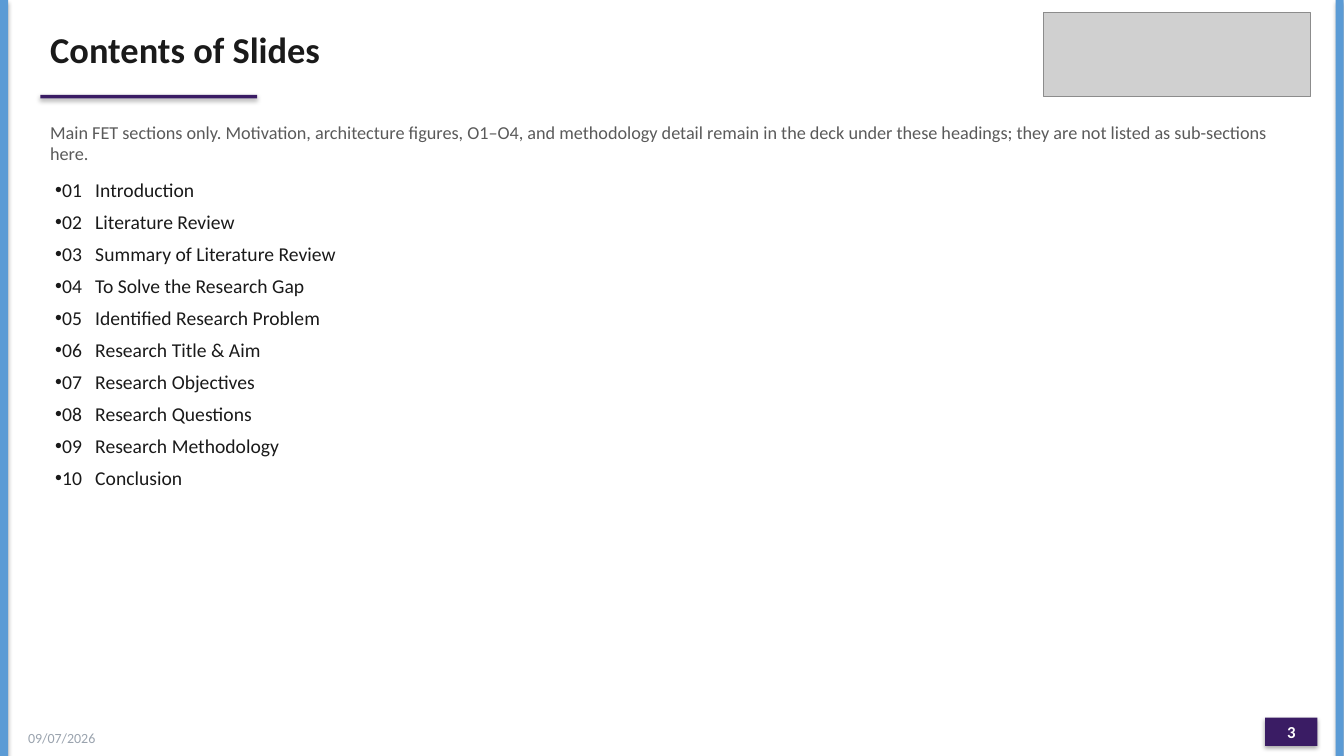
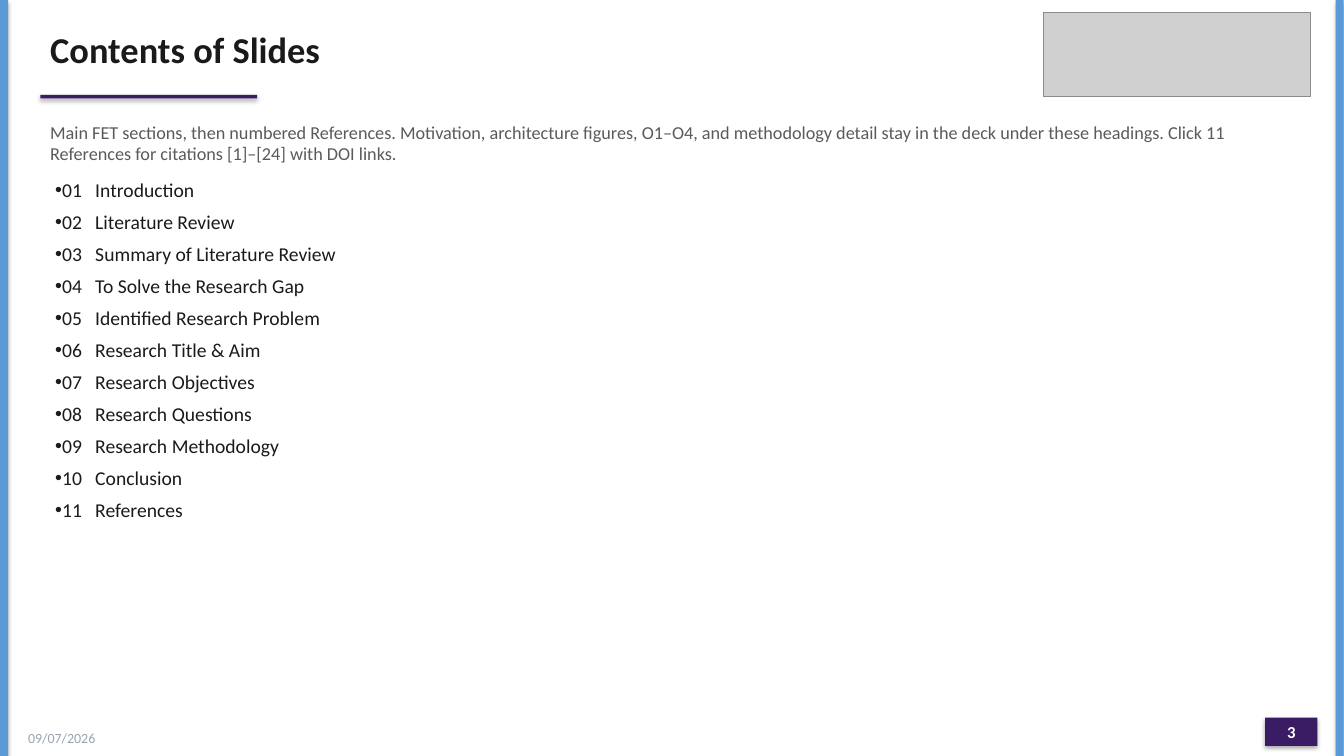
Before and after one commit to joyjeni/phd-agentic-ai-master, a slide deck: slide 3 of ACRS_PhD_Proposal_JenishaT_24ETRP720001.pptx. Drawn at 1344x756 pixels with LibreOffice and Linux fonts; fonts in the diff are those of the drawing; grey boxes stand for pictures. Boxes give left, top, right and bottom in pixels: in the first picture for what was removed or moved away, otherwise in the second. Text is boxed around its words. In the diff, an @@ line names an element or a change of style, - is before the commit and + after.

Commit message:
Number the bibliography, add References to Contents, and link DOIs.
Evidence n is citation [n]. Each Crossref DOI opens https://doi.org/….

```diff
--- a/ACRS_PhD_Proposal_JenishaT_24ETRP720001.pptx
+++ b/ACRS_PhD_Proposal_JenishaT_24ETRP720001.pptx
@@ text at box(50, 126, 1224, 163): text changed @@
-Main FET sections only. Motivation, architecture figures, O1–O4, and methodology detail remain in the deck under these headings; they are not listed as sub-sections here.
+Main FET sections, then numbered References. Motivation, architecture figures, O1–O4, and methodology detail stay in the deck under these headings. Click 11 References for citations [1]–[24] with DOI links.
@@ text at box(62, 503, 183, 517): paragraph added @@
+• 11 References
```
Also in this commit, not shown: 4 other slides changed, 53 other files.
